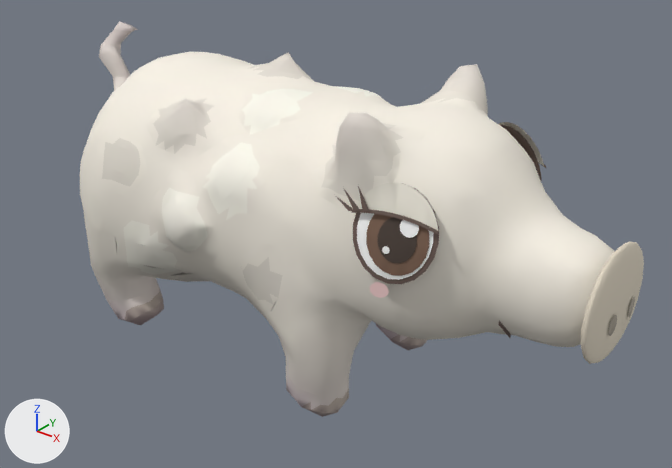
Before and after pictures for a commit that changed the glTF model art/models/limited/woolly_pig.glb.
The view is the same before and after, from a camera (50 mm lens) standing at (0.707, -0.852, 0.727) and looking at (0.015, 0.013, 0.191). Every picture has the same lights, and +X, +Y and +Z are marked at lower left. The picture after the commit comes second. Vertices at exactly the same position are counted once.

In view in the first picture: 'woolly_pig'.
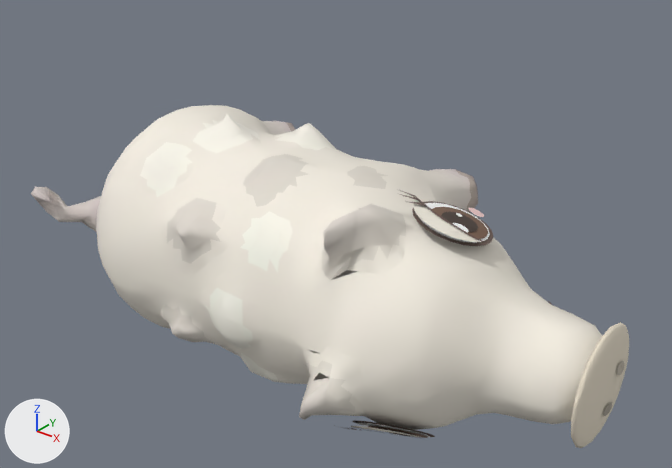
The newer file adds a shape key; the second version is drawn at full value of the shape key 'sleep' of 'woolly_pig', and the change is written as the vertex moves it makes.

Pixel boxes [x1, y1, x2, y2] of what changed, in the pictures (672 x 468 px; the box of a moved part takes in the faces that stretch with it):
'woolly_pig', reshaped (6% wider, 13% shorter): before [80, 22, 644, 417]; after [31, 105, 629, 448]
part 1 of me_woolly_pig, moved or reshaped: before [581, 241, 644, 364]; after [571, 322, 629, 448]
part 2 of me_woolly_pig, moved or reshaped: before [353, 183, 439, 284]; after [353, 420, 435, 437]
part 3 of me_woolly_pig, moved or reshaped: before [357, 213, 434, 280]; after [357, 422, 430, 437]
part 4 of me_woolly_pig, moved or reshaped: before [366, 214, 429, 276]; after [368, 426, 428, 438]
part 5 of me_woolly_pig, moved or reshaped: before [378, 217, 417, 263]; after [389, 430, 416, 437]
part 6 of me_woolly_pig, moved or reshaped (not visible afterwards): before [400, 220, 419, 238]
part 7 of me_woolly_pig, moved or reshaped (not visible afterwards): before [382, 246, 390, 254]
part 8 of me_woolly_pig, moved or reshaped: before [357, 183, 438, 231]; after [351, 426, 423, 438]
part 9 of me_woolly_pig, moved or reshaped: before [351, 209, 439, 235]; after [352, 428, 422, 439]
part 10 of me_woolly_pig, moved or reshaped: before [609, 315, 617, 336]; after [604, 402, 612, 416]
part 11 of me_woolly_pig, moved or reshaped: before [500, 125, 542, 180]; after [412, 201, 493, 246]
part 12 of me_woolly_pig, moved or reshaped (not visible before): after [421, 203, 490, 243]
part 13 of me_woolly_pig, moved or reshaped (not visible before): after [432, 207, 488, 239]
part 14 of me_woolly_pig, moved or reshaped (not visible before): after [441, 212, 478, 232]
part 15 of me_woolly_pig, moved or reshaped (not visible before): after [452, 223, 469, 233]
part 16 of me_woolly_pig, moved or reshaped: before [499, 122, 545, 167]; after [414, 200, 480, 242]
part 17 of me_woolly_pig, moved or reshaped (not visible before): after [419, 201, 484, 242]
part 18 of me_woolly_pig, moved or reshaped (not visible before): after [468, 208, 484, 217]
part 19 of me_woolly_pig, moved or reshaped: before [628, 296, 635, 317]; after [617, 361, 624, 375]
part 20 of me_woolly_pig, moved or reshaped: before [80, 22, 614, 417]; after [31, 105, 602, 431]

The change, as a diff of the scene's bpy script:
```diff
--- a/art/models/limited/woolly_pig.glb.py
+++ b/art/models/limited/woolly_pig.glb.py
@@ me_woolly_pig @@
-me_woolly_pig.from_pydata(...)  # 2676 vertices, 4418 faces; spans x -0.414..0.414, y -0.18..0.18, z 0.0..0.422
+me_woolly_pig.from_pydata(...)  # 2676 vertices, 4418 faces; spans x -0.414..0.414, y -0.214..0.243, z 0.0..0.328
+# me_woolly_pig part 1: the loose piece of 182 vertices spanning x 0.391..0.412, y -0.075..0.072, z 0.166..0.3 is turned 64.7 degrees about the x axis through its middle, then moved by (0.0, -0.001, -0.105)
+# me_woolly_pig part 2: the loose piece of 21 vertices spanning x 0.16..0.252, y -0.145..-0.109, z 0.249..0.355 is turned 64.7 degrees about the x axis through its middle, then moved by (0.0, 0.009, -0.257)
+# me_woolly_pig part 3: the loose piece of 21 vertices spanning x 0.165..0.247, y -0.144..-0.112, z 0.254..0.35 is turned 64.7 degrees about the x axis through its middle, then moved by (0.0, 0.01, -0.259)
+# me_woolly_pig part 4: the loose piece of 21 vertices spanning x 0.177..0.244, y -0.142..-0.116, z 0.26..0.336 is turned 64.7 degrees about the x axis through its middle, then moved by (0.0, 0.014, -0.257)
+# me_woolly_pig part 5: the loose piece of 21 vertices spanning x 0.19..0.232, y -0.139..-0.122, z 0.273..0.322 is turned 64.7 degrees about the x axis through its middle, then moved by (0.0, 0.015, -0.258)
+# me_woolly_pig part 6: the loose piece of 13 vertices spanning x 0.212..0.232, y -0.128..-0.121, z 0.303..0.323 is turned 64.7 degrees about the x axis through its middle, then moved by (0.0, -0.002, -0.262)
+# me_woolly_pig part 7: the loose piece of 11 vertices spanning x 0.198..0.206, y -0.139..-0.136, z 0.282..0.29 is turned 64.7 degrees about the x axis through its middle, then moved by (0.0, 0.03, -0.258)
+# me_woolly_pig part 8: the loose piece of 42 vertices spanning x 0.162..0.254, y -0.141..-0.114, z 0.313..0.357 is turned 64.7 degrees about the x axis through its middle, then moved by (0.0, -0.021, -0.277)
+# me_woolly_pig part 9: the loose piece of 50 vertices spanning x 0.161..0.254, y -0.143..-0.117, z 0.311..0.326 is turned 64.7 degrees about the x axis through its middle, then moved by (0.0, -0.004, -0.27)
+# me_woolly_pig part 10: the loose piece of 13 vertices spanning x 0.413..0.414, y -0.034..-0.018, z 0.208..0.234 is turned 64.7 degrees about the x axis through its middle, then moved by (0.0, 0.024, -0.12)
+# me_woolly_pig part 11: the loose piece of 21 vertices spanning x 0.16..0.252, y 0.106..0.143, z 0.249..0.355 is turned 64.7 degrees about the x axis through its middle, then moved by (0.0, -0.135, -0.03)
+# me_woolly_pig part 12: the loose piece of 21 vertices spanning x 0.166..0.247, y 0.11..0.142, z 0.254..0.35 is turned 64.7 degrees about the x axis through its middle, then moved by (0.0, -0.136, -0.029)
+# me_woolly_pig part 13: the loose piece of 21 vertices spanning x 0.177..0.244, y 0.114..0.14, z 0.26..0.336 is turned 64.7 degrees about the x axis through its middle, then moved by (0.0, -0.133, -0.026)
+# me_woolly_pig part 14: the loose piece of 21 vertices spanning x 0.19..0.232, y 0.12..0.136, z 0.273..0.322 is turned 64.7 degrees about the x axis through its middle, then moved by (0.0, -0.133, -0.024)
+# me_woolly_pig part 15: the loose piece of 13 vertices spanning x 0.212..0.232, y 0.119..0.126, z 0.303..0.323 is turned 64.7 degrees about the x axis through its middle, then moved by (0.0, -0.144, -0.039)
+# me_woolly_pig part 16: the loose piece of 42 vertices spanning x 0.162..0.254, y 0.112..0.139, z 0.313..0.357 is turned 64.7 degrees about the x axis through its middle, then moved by (0.0, -0.166, -0.048)
+# me_woolly_pig part 17: the loose piece of 50 vertices spanning x 0.161..0.254, y 0.115..0.141, z 0.311..0.326 is turned 64.7 degrees about the x axis through its middle, then moved by (0.0, -0.153, -0.037)
+# me_woolly_pig part 18: the loose piece of 15 vertices spanning x 0.189..0.21, y 0.138..0.146, z 0.232..0.248 is turned 64.7 degrees about the x axis through its middle, then moved by (0.0, -0.089, 0.021)
+# me_woolly_pig part 19: the loose piece of 13 vertices spanning x 0.413..0.414, y 0.014..0.031, z 0.208..0.234 is turned 64.7 degrees about the x axis through its middle, then moved by (0.0, -0.004, -0.076)
+# me_woolly_pig part 20: 2053 of 2676 vertices moved; they spanned x -0.414..0.411, y -0.18..0.18, z 0.0..0.422 and now span x -0.414..0.411, y -0.214..0.243, z 0.0..0.328; mean shift (0.001, -0.002, -0.096); largest move (0.132, -0.112, 0.415) -> (0.132, -0.201, 0.076)
+# other edits to the shape of me_woolly_pig do not show in these pictures
 me_woolly_pig.materials.append(mat_coat)
```
